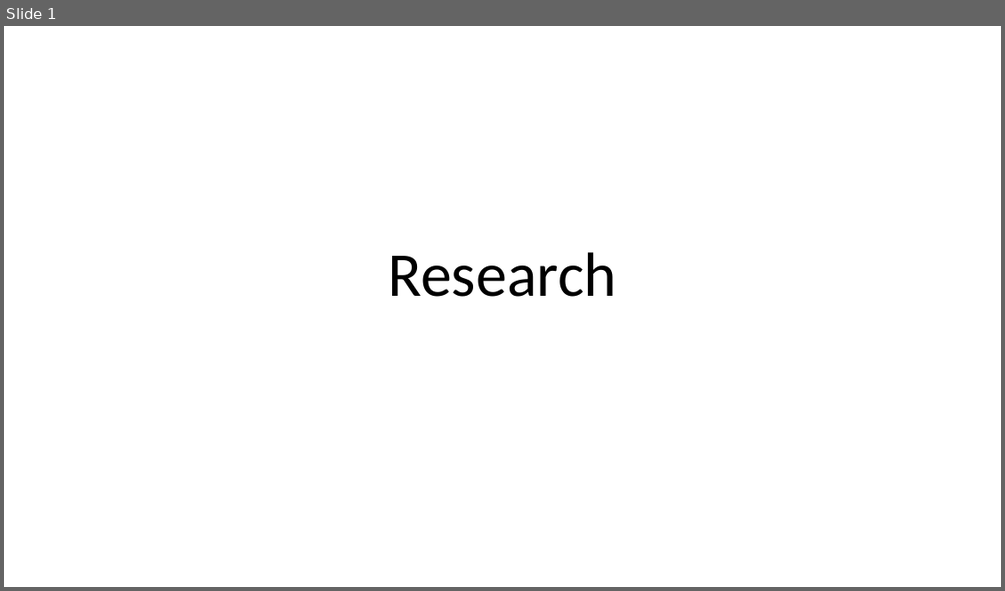
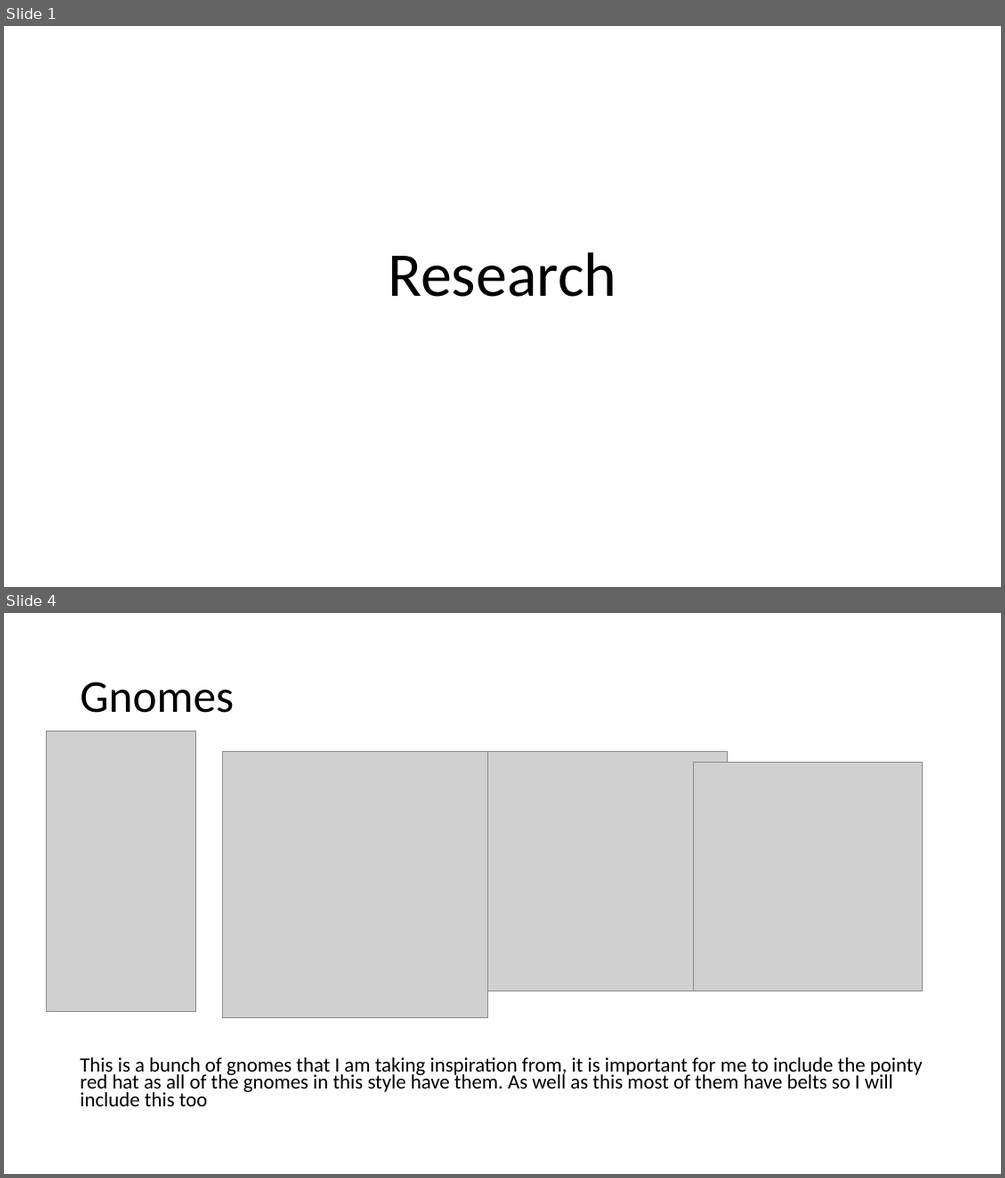
Before and after one commit to jjarhead24/Gnomes-on-the-roam, a slide deck: Research.pptx. Shown one above the other, each under a label of ours: slide 1 before the commit, slides 1 and 4 after it; the slides between them are not shown. The pictures are 1005x591 and 1005x1178 pixels, drawn with LibreOffice and Linux fonts; fonts in the diff are those of the drawing; grey boxes stand for pictures. Boxes give left, top, right and bottom in pixels: in the first picture for what was removed or moved away, otherwise in the second. Text is boxed around its words. In the diff, an @@ line names an element or a change of style, - is before the commit and + after.

```diff
--- a/Research.pptx
+++ b/Research.pptx
@@ slide 4 added at (4,613,1001,1174), background #FFFFFF @@
@@ title added at (80,682,234,713), 44 pt, text #000000 @@
+Gnomes
@@ picture added at (46,731,195,1012) @@
@@ picture added at (222,751,488,1018) @@
@@ picture added at (488,751,727,990) @@
@@ picture added at (694,763,922,990) @@
@@ text added at (80,1057,922,1106), 19.6 pt, text #000000 @@
+This is a bunch of gnomes that I am taking inspiration from, it is important for me to include the pointy red hat as all of the gnomes in this style have them. As well as this most of them have belts so I will include this too
```
Also in this commit, not shown: 2 other slides added, 3 slides removed, 3 other files.
